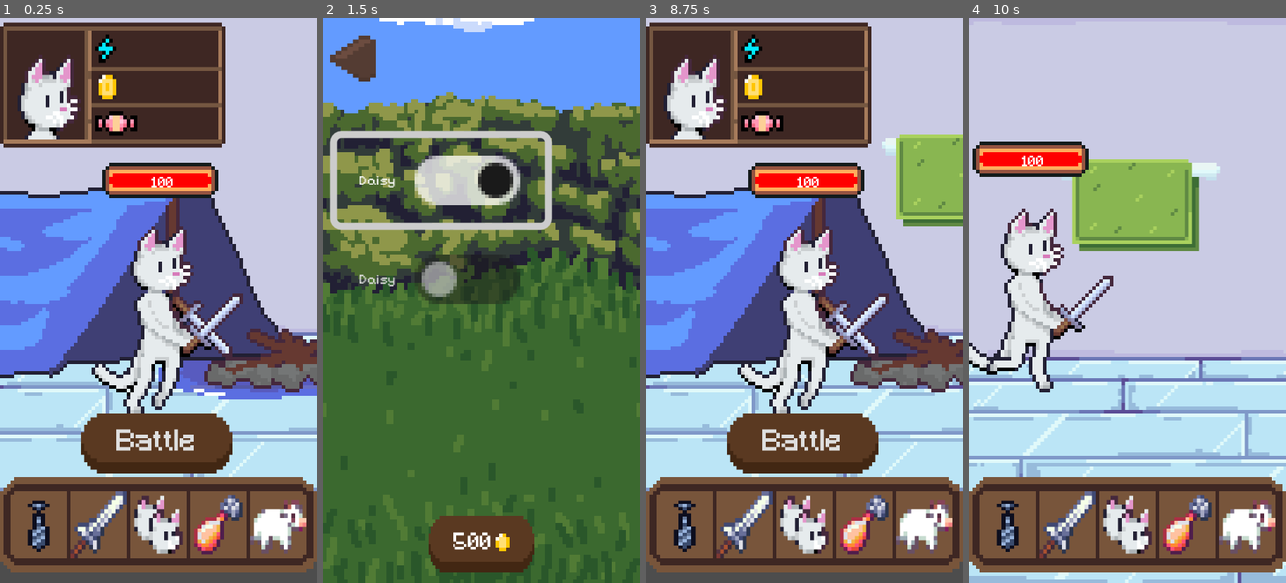
Above: before the commit, frames 1-4 (left to right).
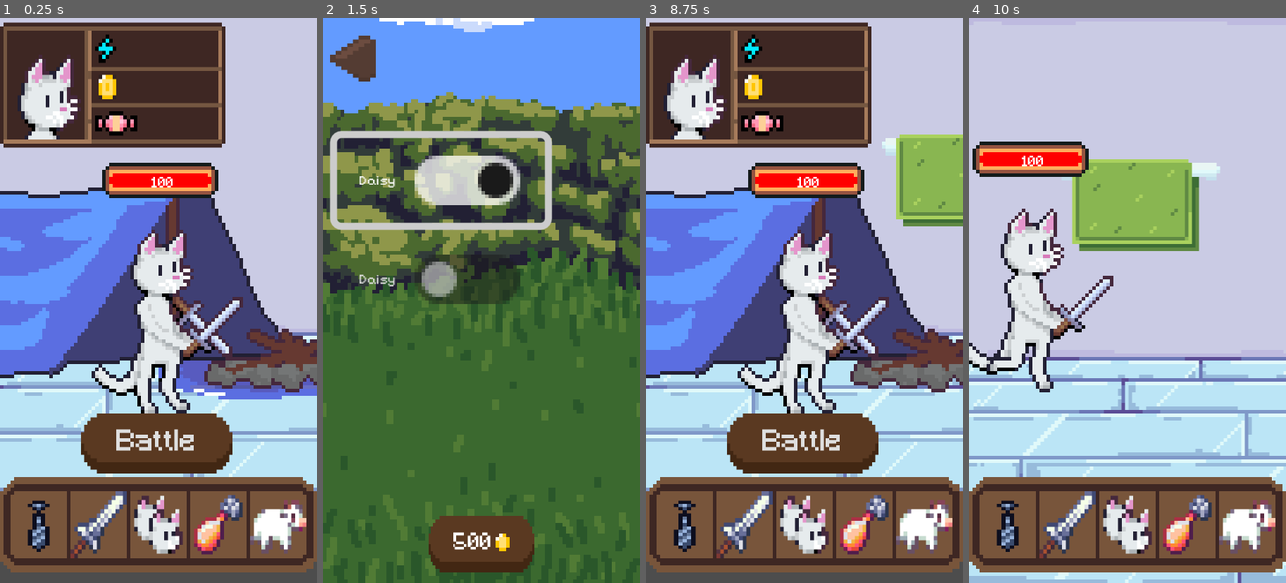
Above: after the commit, the same moments.

Repository: Maksim3l/PixelCats-Go
Game: Godot game, scene res://screens/idle_screen.tscn
Same seed, same stepped clock (60 frames per second), same inputs: the game is played once before the commit and once after it. This scene is started directly instead of the project's main scene.
Inputs (mouse positions are in pixels of both pictures, inside the frame that each line leads up to):
- Up to frame 1 (0.25 s): no input
- Up to frame 2 (1.5 s): click (481, 526) at 0.5 s; click "Daisy" at 1.25 s
- Up to frame 3 (8.75 s): click "Daisy" at 2 s; click "500" at 2.75 s; hold Right (move_right) 3.53-4.28 s; hold T (switch_cat) 3.53-4.28 s; hold Left (move_left) 4.28-5.03 s; tap T (switch_cat) at 4.35, 5.85, 7.35 s; hold T (switch_cat) 5.03-5.78 s; hold Right (move_right) 5.03-6.53 s; hold T (switch_cat) 6.53-7.28 s; hold Left (move_left) from 6.53 s (still down); hold T (switch_cat) from 8.03 s (still down)
- Up to frame 4 (10 s): release Left (move_left) at 8.78 s; release T (switch_cat) at 8.78 s; hold Right (move_right) 8.78-9.5 s; tap T (switch_cat) at 8.85 s; click "Battle" at 9.5 s

The runs differ from the first frame. In frame 1, 3.4% of the frame differs, in the area x 28-77%, y 36-70%; in frame 2, nothing differs; in frame 3, 3.4%; in frame 4, nothing differs.

Commit message:
Added Accessory screen and changed UI

Diff:
--- /dev/null
+++ b/screens/accessory_screen.tscn
@@ -0,0 +1,155 @@
+[gd_scene load_steps=12 format=3 uid="uid://cvy0rikuqtqhu"]
+
+[ext_resource type="Script" uid="uid://0pm5lp8hrwi2" path="res://scripts/accessory_screen.gd" id="1_d60ke"]
+[ext_resource type="Script" uid="uid://ba3ys3hbkl3il" path="res://scripts/ui_action.gd" id="1_p3tf8"]
+[ext_resource type="Texture2D" uid="uid://vtuwtjhxlgbe" path="res://themes/UI_images/AccessoryRoomBG.png" id="4_2aa5o"]
+[ext_resource type="PackedScene" uid="uid://c4ot3ksjrurvq" path="res://screens/player.tscn" id="22_rqttr"]
+[ext_resource type="FontFile" uid="uid://dqo1seqimy8j5" path="res://resources/pixel_sans.ttf" id="23_sq1w1"]
+[ext_resource type="Texture2D" uid="uid://vsxbuve11bwf" path="res://themes/UI_images/profileUI-petScreen.png" id="24_r80ne"]
+[ext_resource type="Texture2D" uid="uid://dssma37okqls5" path="res://themes/UI_images/AccessoryPanelUI.png" id="24_u50ym"]
+[ext_resource type="FontFile" uid="uid://bk0q2iocadv0a" path="res://themes/font/Minecraft.ttf" id="25_tuhgt"]
+
+[sub_resource type="Theme" id="Theme_dlsms"]
+default_font = ExtResource("23_sq1w1")
+default_font_size = 4
+
+[sub_resource type="Theme" id="Theme_a1quu"]
+default_font = ExtResource("23_sq1w1")
+default_font_size = 6
+
+[sub_resource type="Theme" id="Theme_u3gnb"]
+
+[node name="AccessoryScreen" type="Node2D"]
+script = ExtResource("1_d60ke")
+
+[node name="Organizer" type="CanvasLayer" parent="."]
+script = ExtResource("1_p3tf8")
+
+[node name="BG" type="TextureRect" parent="Organizer"]
+offset_left = -46.0
+offset_top = -132.0
+offset_right = 131.0
+offset_bottom = 161.0
+texture = ExtResource("4_2aa5o")
+
+[node name="CenterBG" type="HBoxContainer" parent="Organizer"]
+anchors_preset = -1
+anchor_left = 0.5
+anchor_top = 0.456
+anchor_right = 0.5
+anchor_bottom = 0.456
+offset_left = -1.0
+offset_top = -3.96
+offset_right = 39.0
+offset_bottom = 29.04
+grow_horizontal = 2
+grow_vertical = 2
+size_flags_horizontal = 4
+size_flags_vertical = 4
+alignment = 1
+
+[node name="player" parent="Organizer/CenterBG" instance=ExtResource("22_rqttr")]
+position = Vector2(1, -1)
+
+[node name="UICenter" type="HBoxContainer" parent="Organizer"]
+offset_left = 1.0
+offset_top = 98.0
+offset_right = 90.0
+offset_bottom = 178.0
+size_flags_horizontal = 8
+size_flags_vertical = 4
+theme = SubResource("Theme_dlsms")
+alignment = 1
+
+[node name="AccessoryPanel" type="TextureRect" parent="Organizer/UICenter"]
+layout_mode = 2
+texture = ExtResource("24_u50ym")
+
+[node name="Button" type="Button" parent="Organizer/UICenter/AccessoryPanel"]
+layout_mode = 0
+offset_left = 10.0
+offset_top = 17.0
+offset_right = 22.0
+offset_bottom = 29.0
+
+[node name="Button2" type="Button" parent="Organizer/UICenter/AccessoryPanel"]
+offset_left = 29.0
+offset_top = 17.0
+offset_right = 41.0
+offset_bottom = 29.0
+
+[node name="Button3" type="Button" parent="Organizer/UICenter/AccessoryPanel"]
+offset_left = 47.0
+offset_top = 17.0
+offset_right = 59.0
+offset_bottom = 29.0
+
+[node name="Button4" type="Button" parent="Organizer/UICenter/AccessoryPanel"]
+offset_left = 66.0
+offset_top = 17.0
+offset_right = 78.0
+offset_bottom = 29.0
+
+[node name="Button5" type="Button" parent="Organizer/UICenter/AccessoryPanel"]
+offset_left = 66.0
+offset_top = 36.0
+offset_right = 78.0
+offset_bottom = 48.0
+
+[node name="Button6" type="Button" parent="Organizer/UICenter/AccessoryPanel"]
+offset_left = 47.0
+offset_top = 36.0
+offset_right = 59.0
+offset_bottom = 48.0
+
+[node name="Button7" type="Button" parent="Organizer/UICenter/AccessoryPanel"]
+offset_left = 29.0
+offset_top = 36.0
+offset_right = 41.0
+offset_bottom = 48.0
+
+[node name="Button8" type="Button" parent="Organizer/UICenter/AccessoryPanel"]
+offset_left = 10.0
+offset_top = 36.0
+offset_right = 22.0
+offset_bottom = 48.0
+
+[node name="UITop" type="HBoxContainer" parent="Organizer"]
+offset_left = -3.0
+offset_top = -1.0
+offset_right = 87.0
+offset_bottom = 39.0
+size_flags_horizontal = 4
+theme = SubResource("Theme_a1quu")
+alignment = 1
+
+[node name="ProfileUI" type="TextureRect" parent="Organizer/UITop"]
+layout_mode = 2
+texture = ExtResource("24_r80ne")
+
+[node name="Gold" type="VBoxContainer" parent="Organizer/UITop/ProfileUI"]
+layout_direction = 2
+layout_mode = 2
+offset_left = 35.0
+offset_top = 9.0
+offset_right = 61.0
+offset_bottom = 17.0
+size_flags_horizontal = 4
+size_flags_vertical = 0
+
+[node name="txt" type="Label" parent="Organizer/UITop/ProfileUI/Gold"]
+visible = false
+layout_mode = 2
+text = "Gold"
+
+[node name="value" type="Label" parent="Organizer/UITop/ProfileUI/Gold"]
+layout_mode = 2
+theme = SubResource("Theme_u3gnb")
+theme_override_fonts/font = ExtResource("25_tuhgt")
+horizontal_alignment = 1
+
+[node name="Camera2D" type="Camera2D" parent="."]
+position = Vector2(0, 7)
+limit_left = -100
+limit_right = 300
+limit_bottom = 600
--- a/screens/choose_cat.tscn
+++ b/screens/choose_cat.tscn
@@ -273,6 +273,7 @@
 theme_override_styles/normal = SubResource("StyleBoxTexture_tjrl5")
 
 [node name="price" type="Label" parent="ContinueButton"]
+layout_mode = 0
 offset_left = 7.0
 offset_top = 5.0
 offset_right = 18.0
--- a/screens/player.tscn
+++ b/screens/player.tscn
@@ -189,7 +189,7 @@
 [node name="Catimation" type="AnimatedSprite2D" parent="."]
 texture_filter = 1
 sprite_frames = SubResource("SpriteFrames_ra7kh")
-animation = &"walk"
+animation = &"attack"
 
 [node name="CollisionShape2D" type="CollisionShape2D" parent="."]
 position = Vector2(-0.5, 0.5)
--- /dev/null
+++ b/scripts/accessory_screen.gd
@@ -0,0 +1,15 @@
+extends Node2D
+
+@onready var player = $Organizer/CenterBG/player/Catimation
+@onready var health_bar = $Organizer/CenterBG/player/PlayerHealthBar
+@onready var gold = $"Organizer/UITop/ProfileUI/Gold/value"
+
+func _ready():
+
+	var global_data = GlobalDataHandler.global_data
+	gold.text = str(global_data.gold)
+
+
+	if player and health_bar:
+		player.play("idle")
+		health_bar.visible = false
Not shown, added: scripts/accessory_screen.gd.uid
Binary file added: themes/UI_images/AccessoryPanelUI.png
Not shown, added: themes/UI_images/AccessoryPanelUI.png.import
Binary file added: themes/UI_images/AccessoryRoomBG.png
Not shown, added: themes/UI_images/AccessoryRoomBG.png.import
